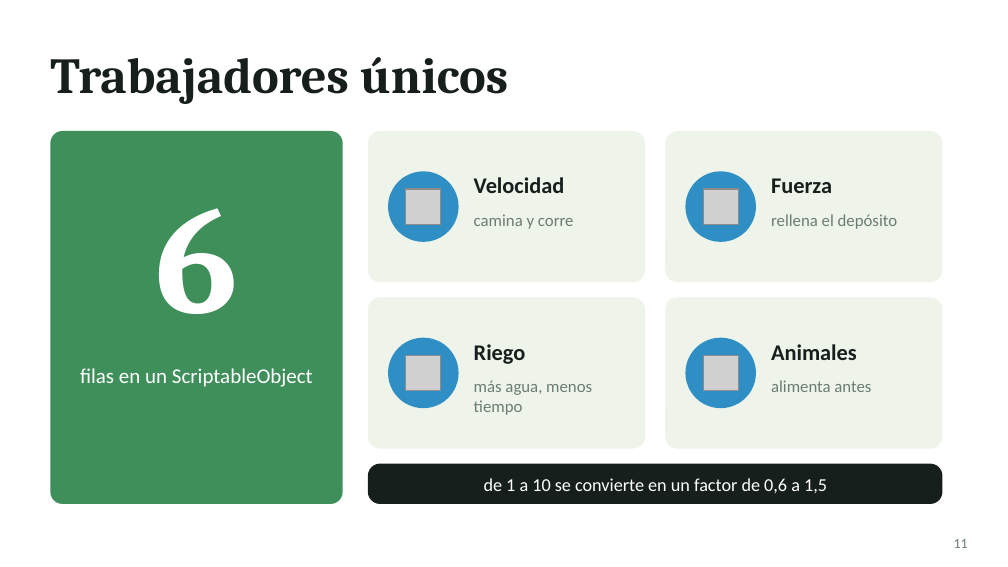
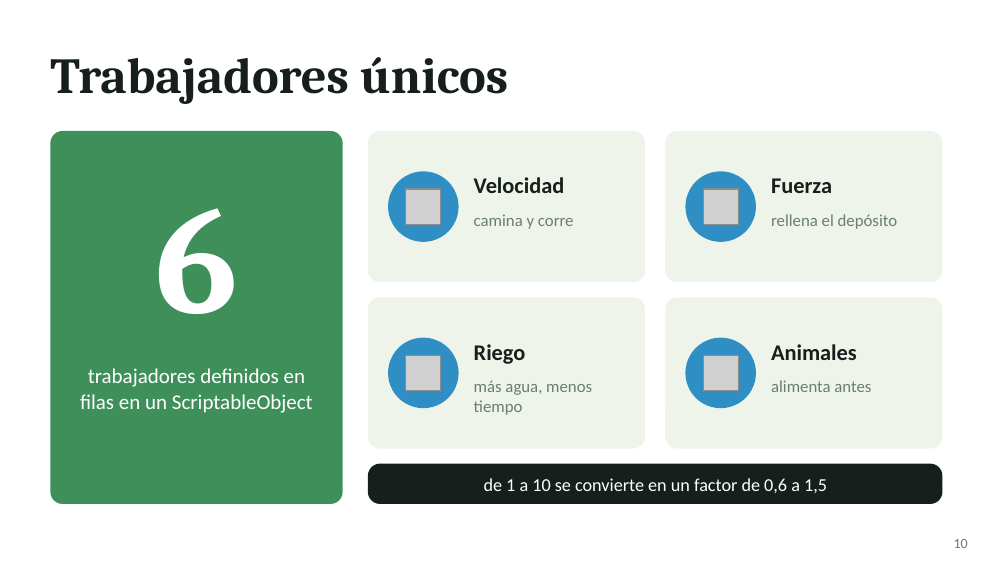
Before and after one commit to JorgeCarrascoF/SmartFarm, a slide deck: slide 10 of docs/Smart Farm - Presentación.pptx (slide 11 before the commit). Drawn at 1008x567 pixels with LibreOffice and Linux fonts; fonts in the diff are those of the drawing; grey boxes stand for pictures. Boxes give left, top, right and bottom in pixels: in the first picture for what was removed or moved away, otherwise in the second. Text is boxed around its words. In the diff, an @@ line names an element or a change of style, - is before the commit and + after.

```diff
--- a/docs/Smart Farm - Presentación.pptx
+++ b/docs/Smart Farm - Presentación.pptx
@@ text at [80,368,313,413]: text changed @@
-filas en un ScriptableObject
+trabajadores definidos en filas en un ScriptableObject
@@ page number at [954,539,968,548]: text changed @@
-11
+10
```
Also in this commit, not shown: 9 other slides changed, 3 other files.
